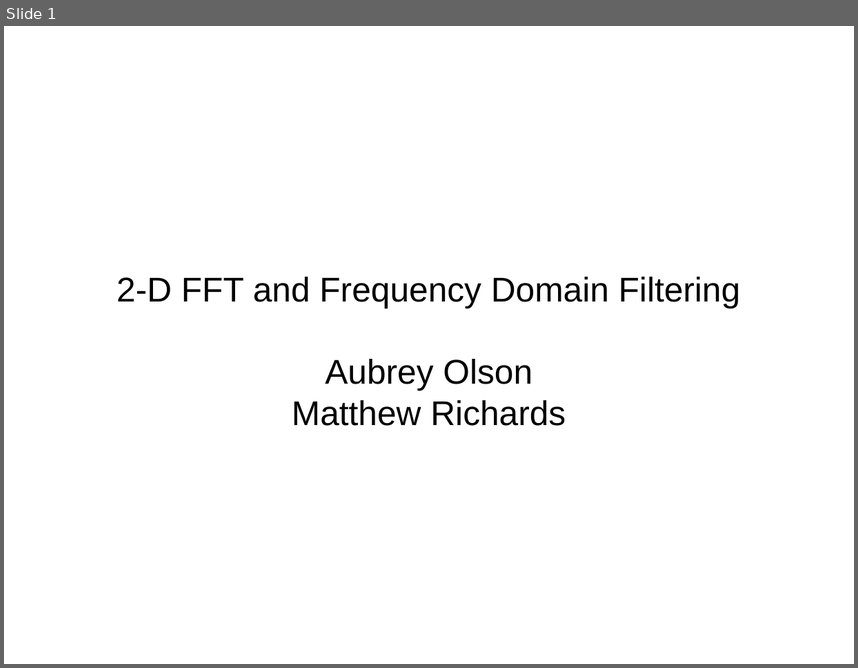
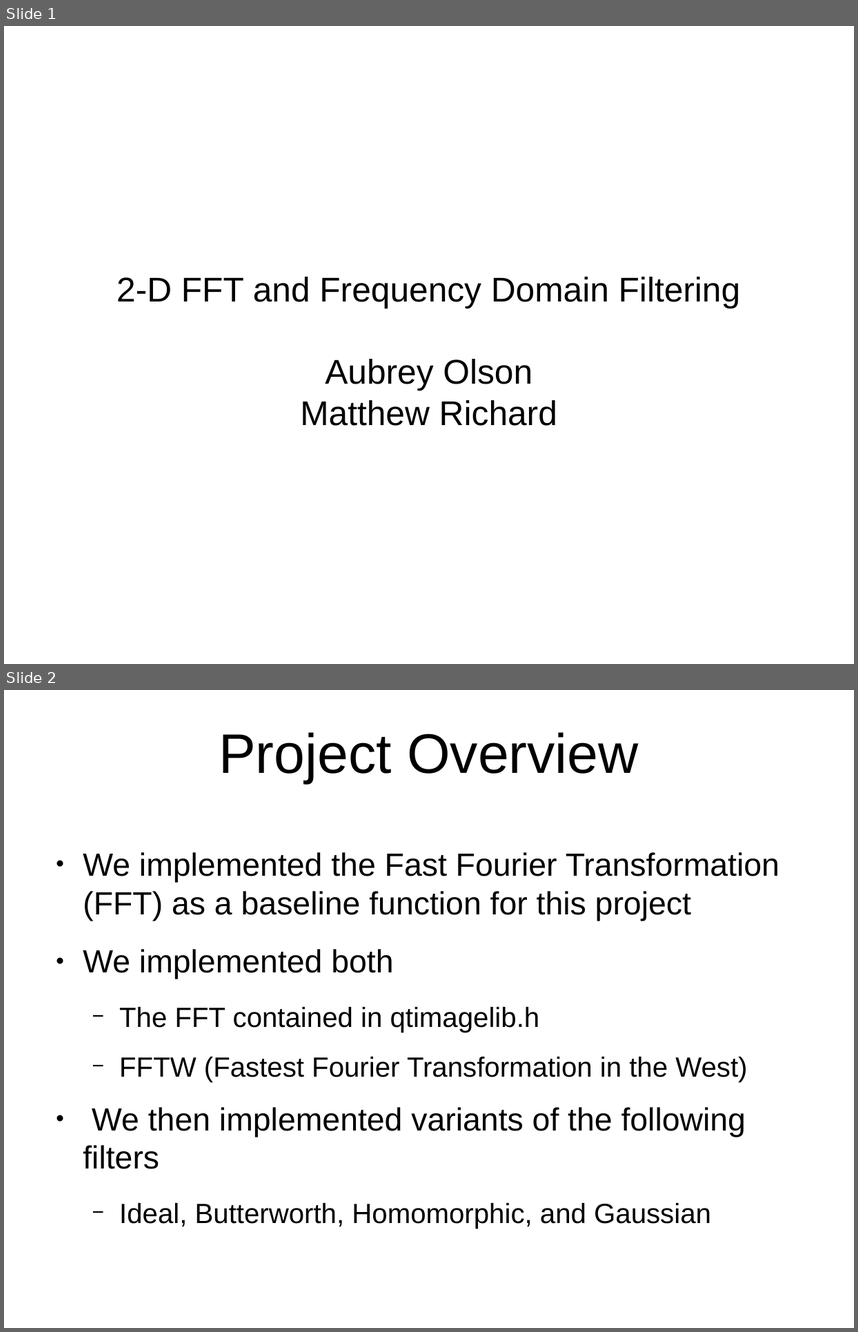
Before and after one commit to aubskibob/FFT, a slide deck: Presentation.odp. Shown one above the other, each under a label of ours: slide 1 before the commit, slides 1 and 2 after it. The pictures are 858x668 and 858x1332 pixels, drawn with LibreOffice and Linux fonts; fonts in the diff are those of the drawing; background and template pictures are left out. Boxes give left, top, right and bottom in pixels: in the first picture for what was removed or moved away, otherwise in the second. Text is boxed around its words. In the diff, an @@ line names an element or a change of style, - is before the commit and + after.

```diff
--- a/Presentation.odp
+++ b/Presentation.odp
@@ slide 2 added at [4, 690, 854, 1328], background picture (left out) @@
@@ title added at [219, 732, 639, 782], 51.9 pt, text #000000 @@
+Project Overview
@@ text added at [83, 852, 780, 1228], 29.9 pt, text #000000 @@
+● We implemented the Fast Fourier Transformation (FFT) as a baseline function for this project
+● We implemented both
+  − The FFT contained in qtimagelib.h
+  − FFTW (Fastest Fourier Transformation in the West)
+● We then implemented variants of the following filters
+  − Ideal, Butterworth, Homomorphic, and Gaussian
@@ slide 1 changed as well @@
@@ subtitle at [300, 400, 557, 426]: text changed @@
-Matthew Richards
+Matthew Richard
```
Also in this commit, not shown: 1 other slide changed, 10 other slides added.
